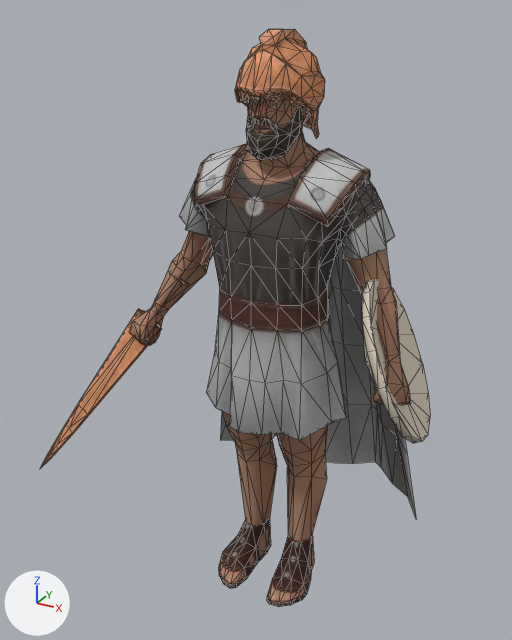
A saved change to the glTF model public/assets/unit-models/4-hypaspist.glb.
One viewpoint serves both versions: a 50 mm camera at (1.09, -2.1, 2.2) aimed at (-0.09, 0.04, 1.13). Every picture has the same lights, and +X, +Y and +Z are marked at lower left. The picture after the commit comes second. Mesh edges are drawn as thin lines. Vertices at exactly the same position are counted once.

Before the edit, the objects in view are built like this:
```python
mat_material_3 = principled_material('Material_3')
mat_material_3.base_color = (0.72, 0.64, 0.52)  # pale yellow #ddd1bf
mat_material_3.metallic = 0.05
mat_material_3.roughness = 0.9
me_mesh_0 = bpy.data.meshes.new('Mesh_0')
me_mesh_0.from_pydata(...)  # 1033 vertices, 1989 faces; spans x -0.85..0.62, y -0.42..0.57, z 0.01..2.15
# faces by material slot: [1405, 298, 200, 86]
me_mesh_0.materials.append(mat_material_0)  # picture img_image_0
me_mesh_0.materials.append(mat_material_1)  # picture img_image_1
me_mesh_0.materials.append(mat_material_2)  # picture img_image_2
me_mesh_0.materials.append(mat_material_3)  # pale yellow #ddd1bf
ob_mesh_0 = bpy.data.objects.new('Mesh_0', me_mesh_0)
ob_mesh_0.location = (0.0, 0.0, 0.0)
```
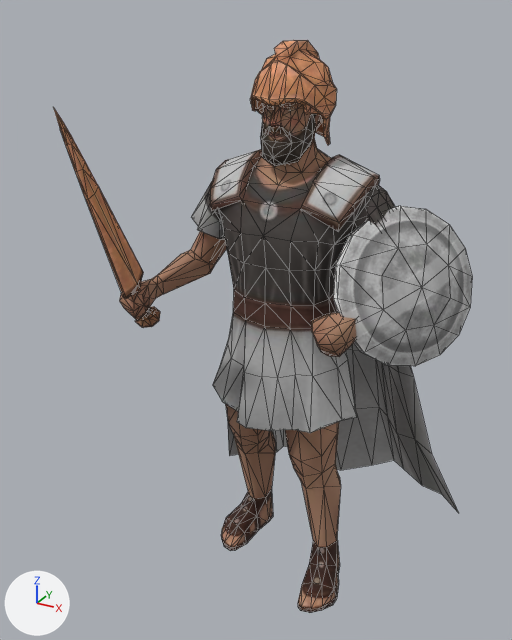
Changed parts and their boxes [x1, y1, x2, y2] in the pictures (512 x 640 px; the box of a moved part takes in the faces that stretch with it):
```json
{"object": "Mesh_0", "change": "surface changed, reshaped", "before": [41, 29, 430, 607], "after": [54, 40, 472, 613], "on screen": "7% wider"}
{"part": 1, "of": "me_mesh_0", "change": "moved or reshaped", "before": [235, 29, 325, 139], "after": [250, 40, 337, 145]}
{"part": 2, "of": "me_mesh_0", "change": "moved or reshaped", "before": [41, 281, 189, 468], "after": [54, 109, 160, 328]}
{"part": 3, "of": "me_mesh_0", "change": "moved or reshaped", "before": [362, 279, 430, 443], "after": [333, 206, 472, 366]}
{"part": 4, "of": "me_mesh_0", "change": "moved or reshaped", "before": [129, 93, 416, 607], "after": [120, 102, 458, 613]}
```

The change, as JSON lines over the scene's bpy script:
```json
{"op": "add", "block": "img_image_3", "code": ["img_image_3 = load_image('Image_3', '_unpacked/Image_3', 256, 256, 'sRGB')"]}
{"op": "remove", "block": "mat_material_3", "code": "mat_material_3.base_color = (0.72, 0.64, 0.52)  # pale yellow #ddd1bf"}
{"op": "add", "block": "mat_material_3", "code": "mat_material_3.texture = img_image_3"}
{"op": "set", "path": "mat_material_3.roughness", "old": "0.9", "new": "0.85"}
{"block": "me_mesh_0", "where": "# used by ob_mesh_0; location = (0.0, 0.0, 0.0)"}
{"op": "remove", "block": "me_mesh_0", "code": "me_mesh_0.from_pydata(...)  # 1033 vertices, 1989 faces; spans x -0.85..0.62, y -0.42..0.57, z 0.01..2.15"}
{"op": "add", "block": "me_mesh_0", "code": "me_mesh_0.from_pydata(...)  # 1033 vertices, 1989 faces; spans x -0.52..0.68, y -0.63..0.65, z 0.0..2.11"}
{"block": "me_mesh_0", "change": "me_mesh_0 part 1: the loose piece of 166 vertices spanning x -0.13..0.13, y -0.14..0.21, z 1.81..2.15 is moved by (0.0, 0.1, -0.04)"}
{"block": "me_mesh_0", "change": "me_mesh_0 part 2: the loose piece of 102 vertices spanning x -0.85..-0.37, y -0.42..0.06, z 0.49..1.29 is multiplied about its middle by the matrix ((0.084, -0.944, 0.321), (-0.523, 0.232, 0.82), (-0.848, -0.236, -0.474)), then moved by (0.18, -0.19, 0.63)"}
{"block": "me_mesh_0", "change": "me_mesh_0 part 3: the loose piece of 45 vertices spanning x 0.35..0.62, y -0.32..0.22, z 0.9..1.41 is multiplied about its middle by the matrix ((-0.65, 0.442, -0.619), (0.756, 0.462, -0.464), (0.081, -0.769, -0.634)), then moved by (-0.05, 0.19, 0.18)"}
{"block": "me_mesh_0", "change": "me_mesh_0 part 4: 720 of 1033 vertices moved; they spanned x -0.56..0.56, y -0.19..0.57, z 0.01..2.1 and now span x -0.51..0.68, y -0.25..0.65, z 0.0..2.06; mean shift (0.0, 0.08, -0.01); largest move (0.55, -0.15, 1.06) -> (0.29, -0.18, 1.25)"}
```
